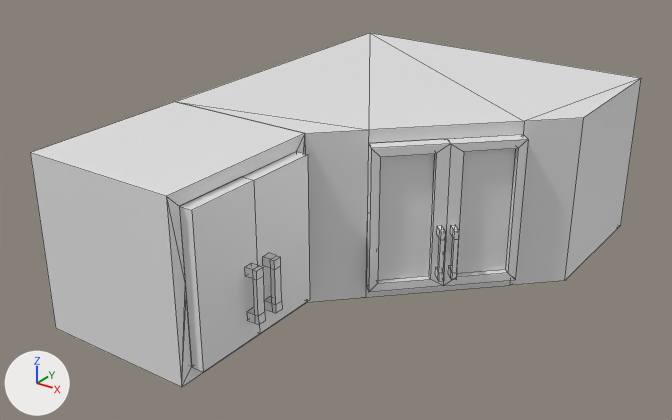
Two versions of the Blender file modern/models/multidecor_kitchen_wall_cabinet_two_shelves.blend, one commit apart.
Before and after are seen from a 50 mm lens placed at (6.39, -6.22, 4.25), pointed at (0.73, 1.72, -0.16). Arrows for +X, +Y and +Z are at lower left; the lights stay in place. Mesh edges are drawn as thin lines.
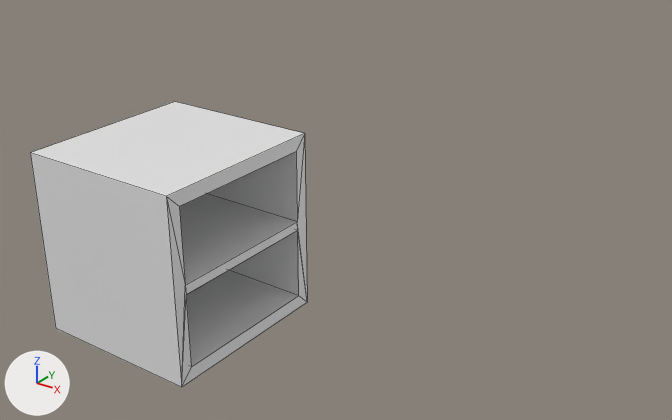
Pixel boxes [x1, y1, x2, y2] of what changed, in the pictures (672 x 420 px):
'Plane', deleted
    before: [175, 33, 641, 302]
'Cube.003', deleted
    before: [179, 177, 265, 372]
    faces in mat_material_013 (its picture is missing): [179, 177, 260, 372]
    faces in mat_material_012 (its picture is missing): [245, 263, 265, 325]
'Cube.001', deleted
    before: [366, 139, 451, 292]
    faces in mat_material_009 (its picture is missing): [378, 154, 434, 280]
    faces in mat_material_011 (its picture is missing): [366, 139, 451, 292]
    faces in mat_material_010 (its picture is missing): [435, 226, 446, 281]
'Cube.002', deleted
    before: [443, 134, 528, 286]
    faces in mat_material_009 (its picture is missing): [457, 149, 516, 274]
    faces in mat_material_011 (its picture is missing): [443, 134, 528, 286]
    faces in mat_material_010 (its picture is missing): [448, 225, 459, 280]
'Cube.004', deleted
    before: [243, 151, 310, 333]
    faces in mat_material_013 (its picture is missing): [243, 151, 310, 333]
    faces in mat_material_012 (its picture is missing): [263, 253, 282, 313]

Diff of the bpy script that builds the scene:
```diff
--- a/modern/models/multidecor_kitchen_wall_cabinet_two_shelves.blend.py
+++ b/modern/models/multidecor_kitchen_wall_cabinet_two_shelves.blend.py
@@ ob_plane @@
-ob_plane = bpy.data.objects.new('Plane', me_plane)
-ob_plane.location = (0.0, 0.0, 0.0)
@@ ob_cube_001 @@
-ob_cube_001 = bpy.data.objects.new('Cube.001', me_cube_005)
-ob_cube_001.location = (1.324, 1.474, 0.0)
-ob_cube_001.rotation_euler = (0.0, 0.0, -0.785)  # degrees (0, 0, -45)
@@ ob_cube_002 @@
-ob_cube_002 = bpy.data.objects.new('Cube.002', me_cube_006)
-ob_cube_002.location = (2.526, 2.676, 0.0)
-ob_cube_002.rotation_euler = (0.0, 0.0, -0.785)  # degrees (0, 0, -45)
-ob_cube_002.scale = (1.0, -1.0, 1.0)
@@ ob_cube_003 @@
-ob_cube_003 = bpy.data.objects.new('Cube.003', me_cube_007)
-ob_cube_003.location = (0.85, -0.85, 0.0)
@@ ob_cube_004 @@
-ob_cube_004 = bpy.data.objects.new('Cube.004', me_cube_008)
-ob_cube_004.location = (0.85, 0.85, 0.0)
-ob_cube_004.scale = (1.0, -1.0, 1.0)
```
